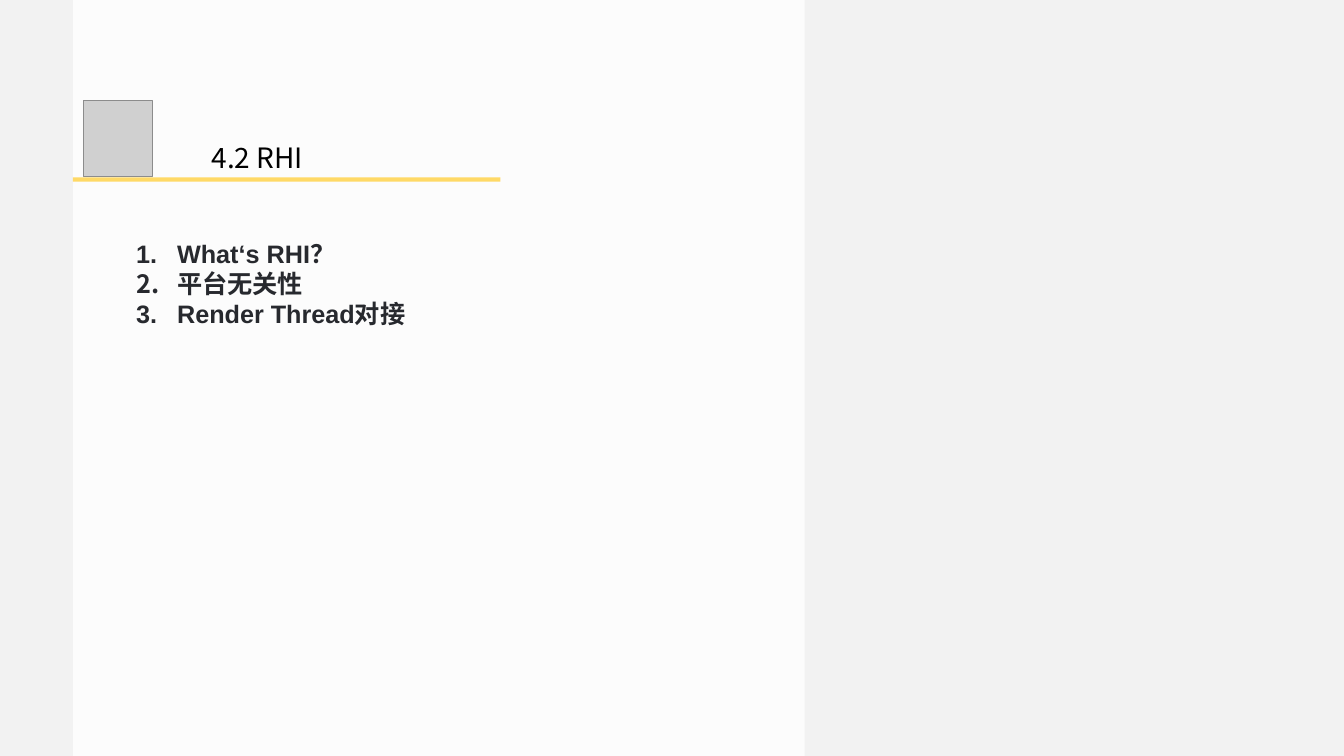
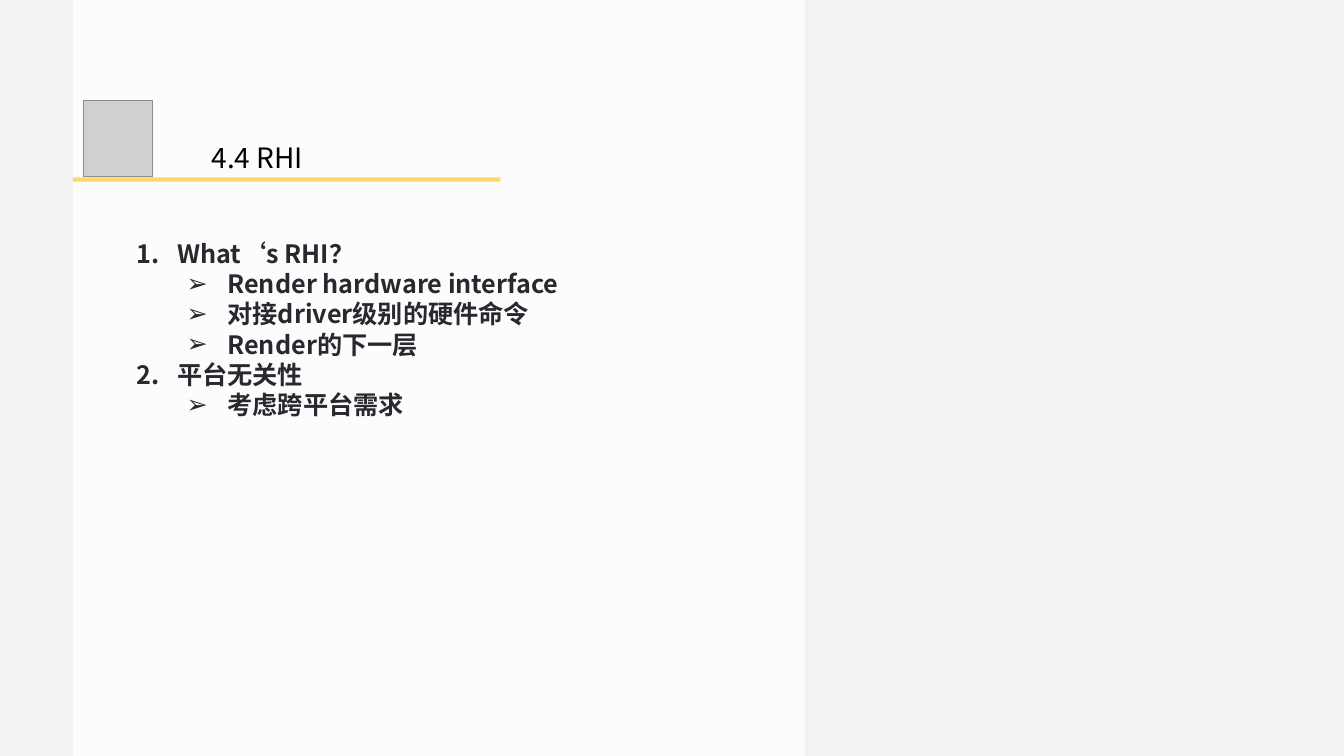
Before and after one commit to doomlover/KSGameEngineTutorials, a slide deck: slide 32 of PPTs/05.深入DX12绘制二.pptx (slide 31 before the commit). Drawn at 1344x756 pixels with LibreOffice and Linux fonts; fonts in the diff are those of the drawing; grey boxes stand for pictures. Boxes give left, top, right and bottom in pixels: in the first picture for what was removed or moved away, otherwise in the second. Text is boxed around its words. In the diff, an @@ line names an element or a change of style, - is before the commit and + after.

```diff
--- a/PPTs/05.深入DX12绘制二.pptx
+++ b/PPTs/05.深入DX12绘制二.pptx
@@ text at (212,147,303,169): text changed @@
-  4.2 RHI
+  4.4 RHI
@@ text at (177,241,355,387): font Arial to Noto Sans CJK SC in "What‘s RHI？", "平台无关性" @@
@@ text at (227,272,558,357): paragraphs added @@
+  ➢ Render hardware interface
+  ➢ 对接driver级别的硬件命令
+  ➢ Render的下一层
@@ text at (227,392,403,417): text changed; font Arial to Noto Sans CJK SC @@
-3. Render Thread对接
+  ➢ 考虑跨平台需求
```
Also in this commit, not shown: 13 other slides changed, 4 slides added, 2 slides removed, 1 other file.
